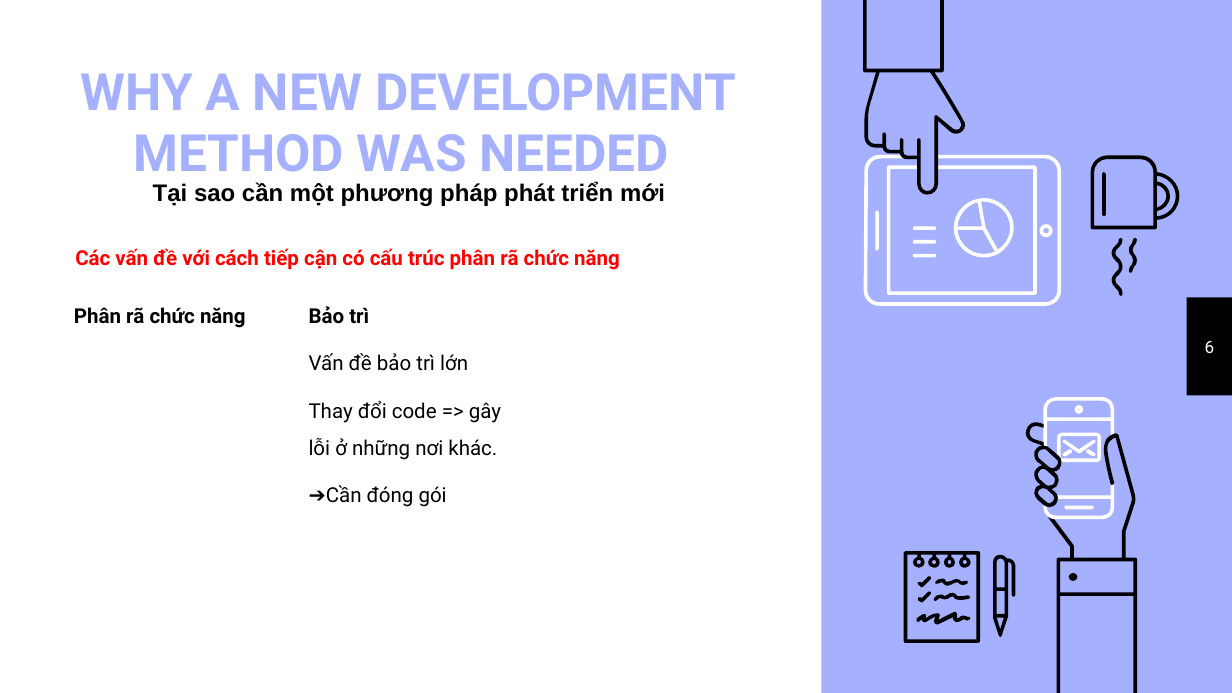
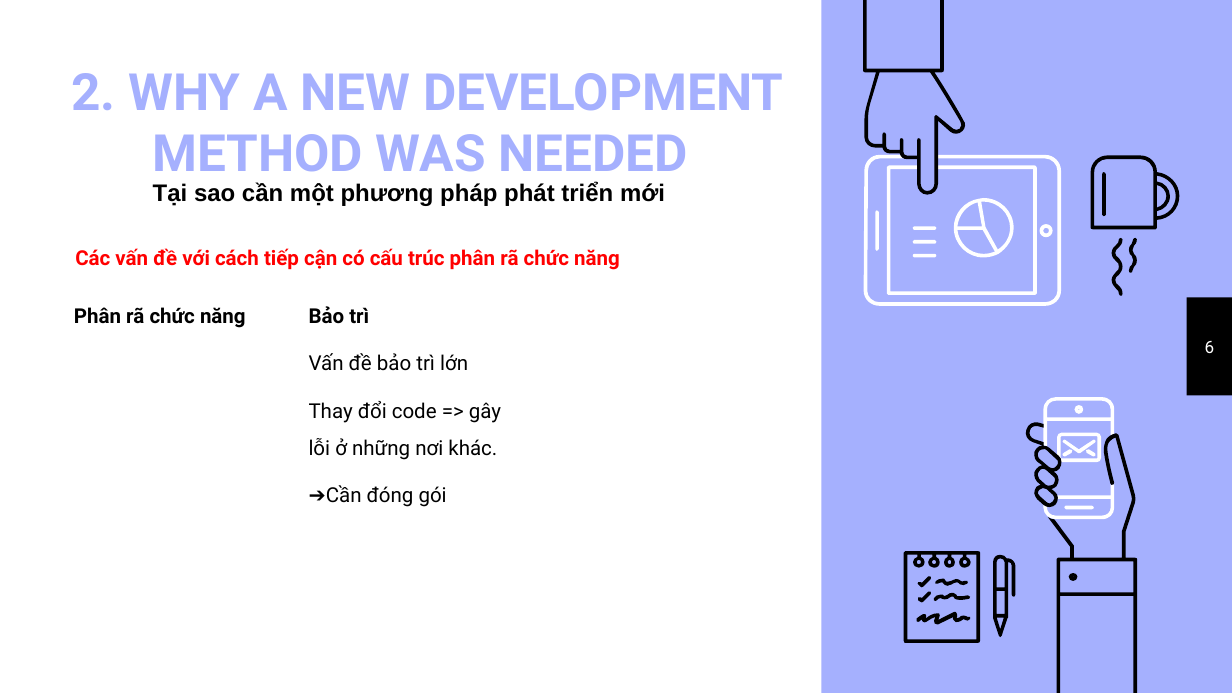
Before and after one commit to VoLeKhanhDuy/XDPM_HDT, a slide deck: slide 6 of chuong 4.pptx. Drawn at 1232x693 pixels with LibreOffice and Linux fonts; fonts in the diff are those of the drawing. Boxes give left, top, right and bottom in pixels: in the first picture for what was removed or moved away, otherwise in the second. Text is boxed around its words. In the diff, an @@ line names an element or a change of style, - is before the commit and + after.

```diff
--- a/chuong 4.pptx
+++ b/chuong 4.pptx
@@ text at [71, 73, 783, 184]: text changed @@
-WHY A NEW DEVELOPMENT METHOD WAS NEEDED
+2. WHY A NEW DEVELOPMENT METHOD WAS NEEDED
```
Also in this commit, not shown: 22 other slides changed, 3 other files.
